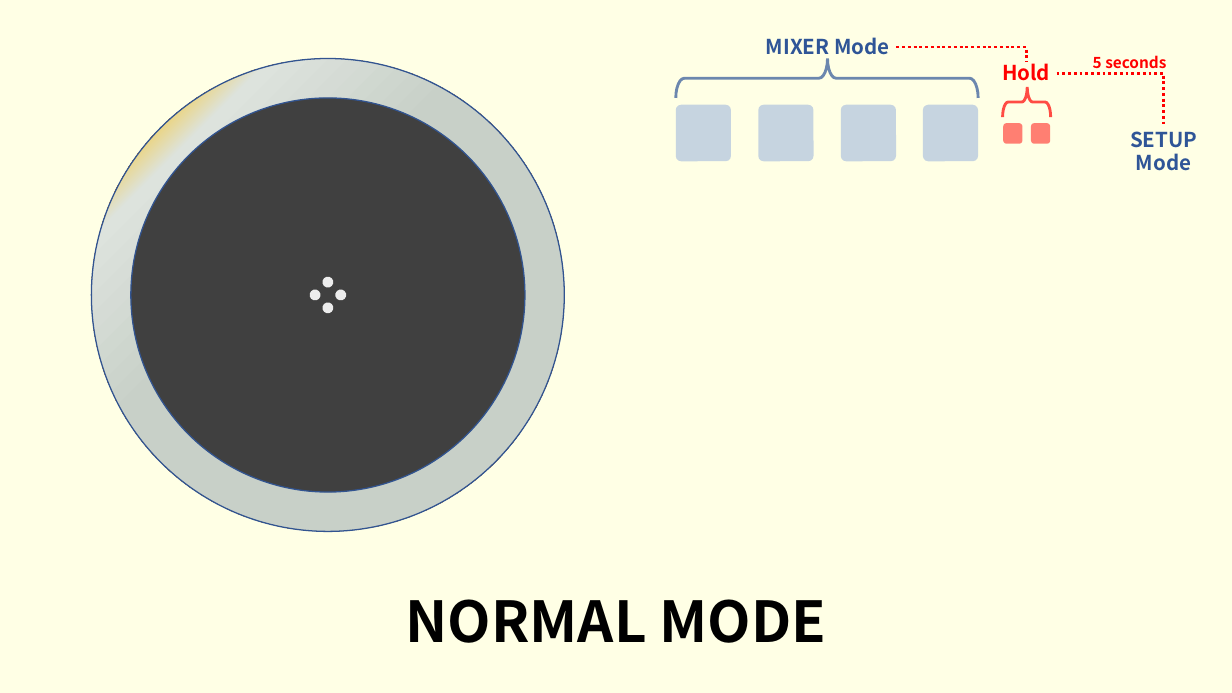
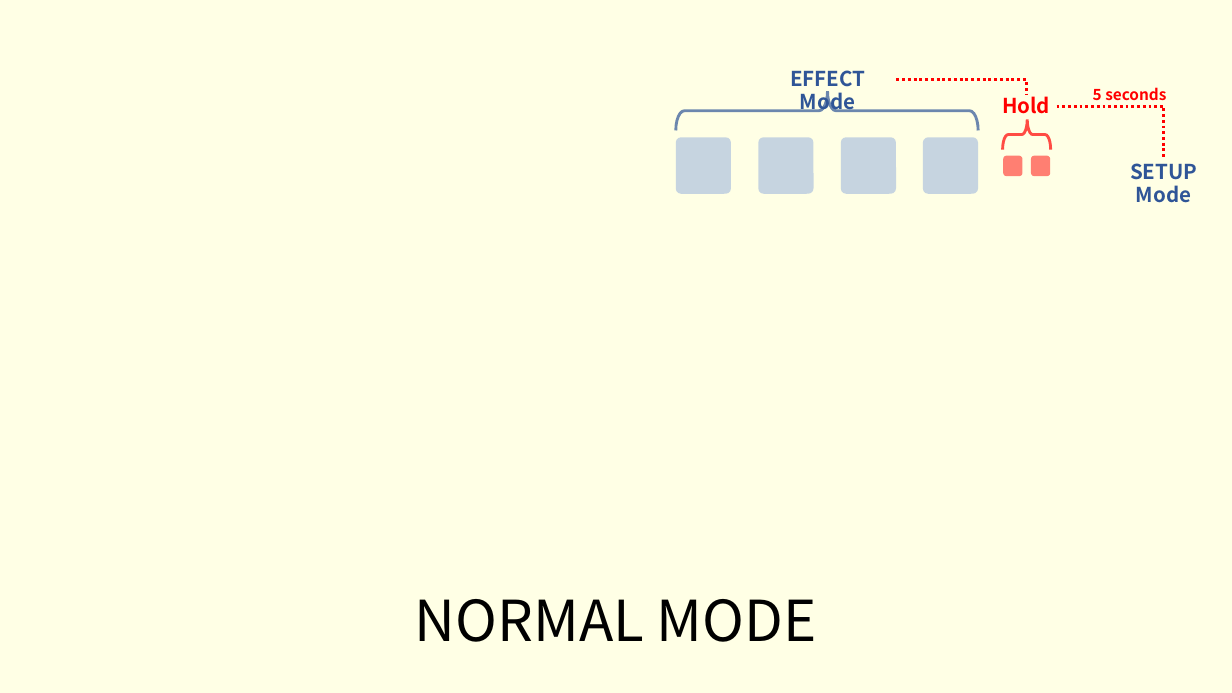
Before and after one commit to whowechina/iidx_pico, a slide deck: slide 2 of doc/Firmware_manual.pptx. Drawn at 1232x693 pixels with LibreOffice and Linux fonts; fonts in the diff are those of the drawing; background and template pictures are left out. Boxes give left, top, right and bottom in pixels: in the first picture for what was removed or moved away, otherwise in the second. Text is boxed around its words. In the diff, an @@ line names an element or a change of style, - is before the commit and + after.

Commit message:
Better setup mode

```diff
--- a/doc/Firmware_manual.pptx
+++ b/doc/Firmware_manual.pptx
@@ text at bbox=[790, 70, 865, 112]: text changed @@
-MIXER Mode
+EFFECT Mode
@@ 3 texts, 2 elbow lines: place and size @@
-3 texts, 2 elbow lines at bbox=[897, 47, 1197, 171]
+3 texts, 2 elbow lines at bbox=[897, 79, 1197, 203]
@@ 6 rounded rectangles, 2 left braces: place and size @@
-6 rounded rectangles, 2 left braces at bbox=[676, 58, 1051, 161]
+6 rounded rectangles, 2 left braces at bbox=[676, 91, 1051, 194]
@@ group removed at bbox=[91, 58, 565, 531]: 5 ellipses, 1 donut @@
@@ title "NORMAL MODE": place and size @@
-title "NORMAL MODE" at bbox=[405, 599, 826, 643]
+title "NORMAL MODE" at bbox=[415, 599, 817, 642]
@@ title "NORMAL MODE" at bbox=[415, 599, 817, 642]: bold off; vertical alignment middle to top @@
```
Also in this commit, not shown: 3 other slides changed, 4 other files.
